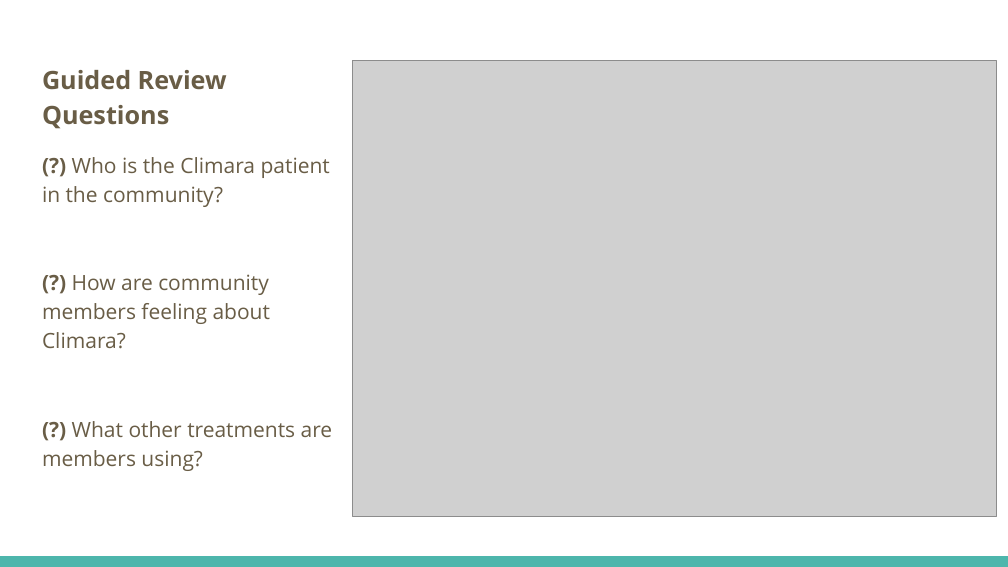
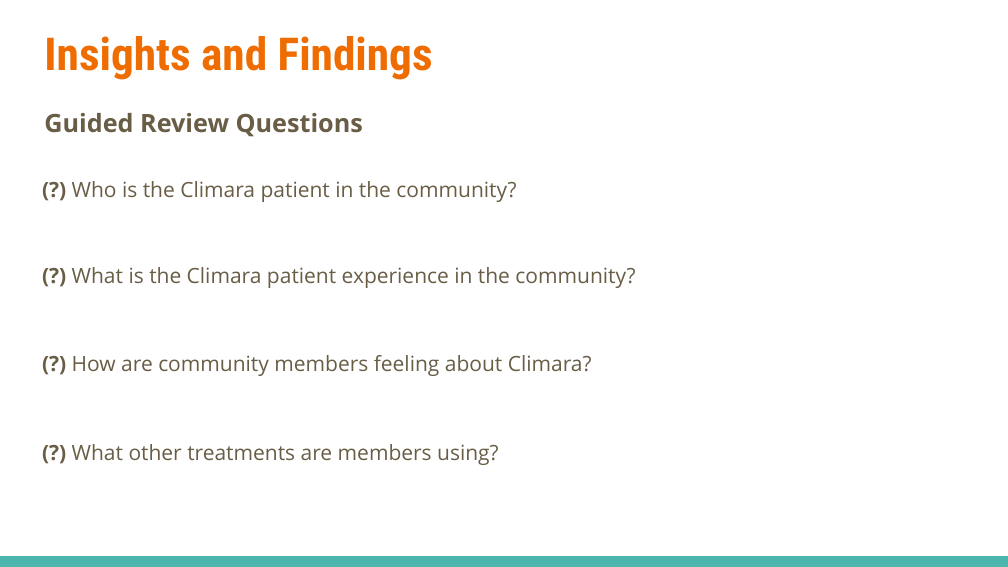
Before and after one commit to javidferguson/mht-cs, a slide deck: slide 7 of docs/MHT - Case Study.pptx (slide 6 before the commit). Drawn at 1008x567 pixels with LibreOffice and Linux fonts; fonts in the diff are those of the drawing; grey boxes stand for pictures. Boxes give left, top, right and bottom in pixels: in the first picture for what was removed or moved away, otherwise in the second. Text is boxed around its words. In the diff, an @@ line names an element or a change of style, - is before the commit and + after.

```diff
--- a/docs/MHT - Case Study.pptx
+++ b/docs/MHT - Case Study.pptx
@@ title added at (x1=44, y1=36, x2=433, y2=80), 32.4 pt, text #EF6C00, bold @@
+Insights and Findings
@@ picture removed at (x1=353, y1=60, x2=996, y2=517) @@
@@ text "Guided Review Questions" moved from (x1=42, y1=70, x2=227, y2=129) to (x1=44, y1=113, x2=363, y2=137) @@
@@ text "Guided Review Questions" at (x1=44, y1=113, x2=363, y2=137): less space between paragraphs @@
@@ text "(?) Who is the Climara ..." moved from (x1=42, y1=157, x2=333, y2=471) to (x1=72, y1=181, x2=635, y2=465) @@
@@ text at (x1=72, y1=181, x2=516, y2=202): less space between paragraphs @@
@@ text at (x1=72, y1=267, x2=635, y2=288): paragraph added @@
+(?) What is the Climara patient experience in the community?
```
Also in this commit, not shown: 2 other slides changed, 3 slides added, 1 other file.
